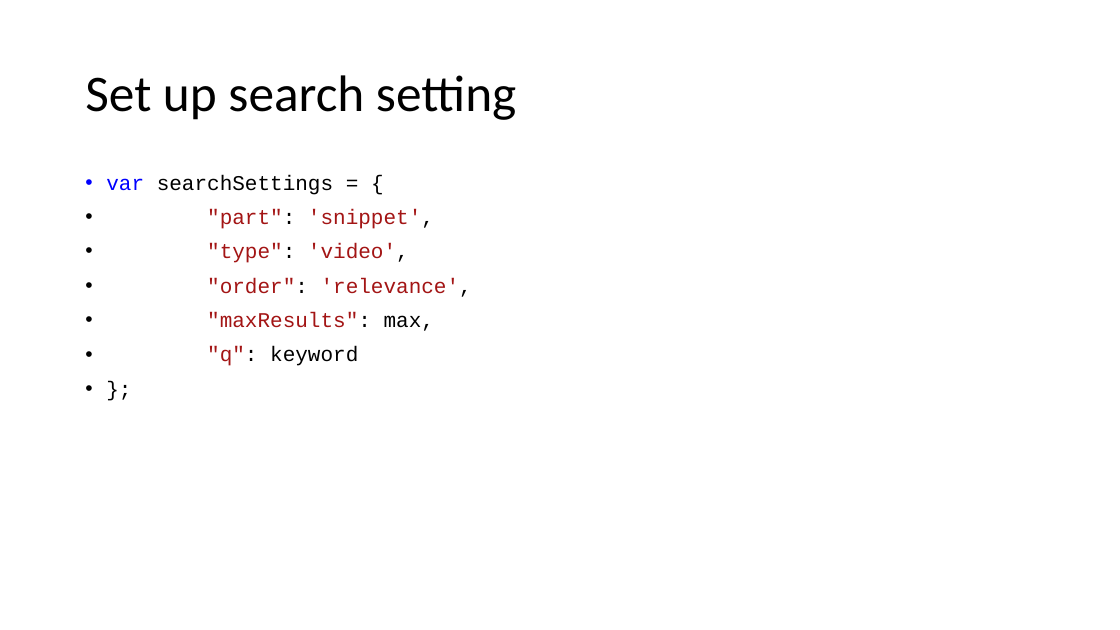
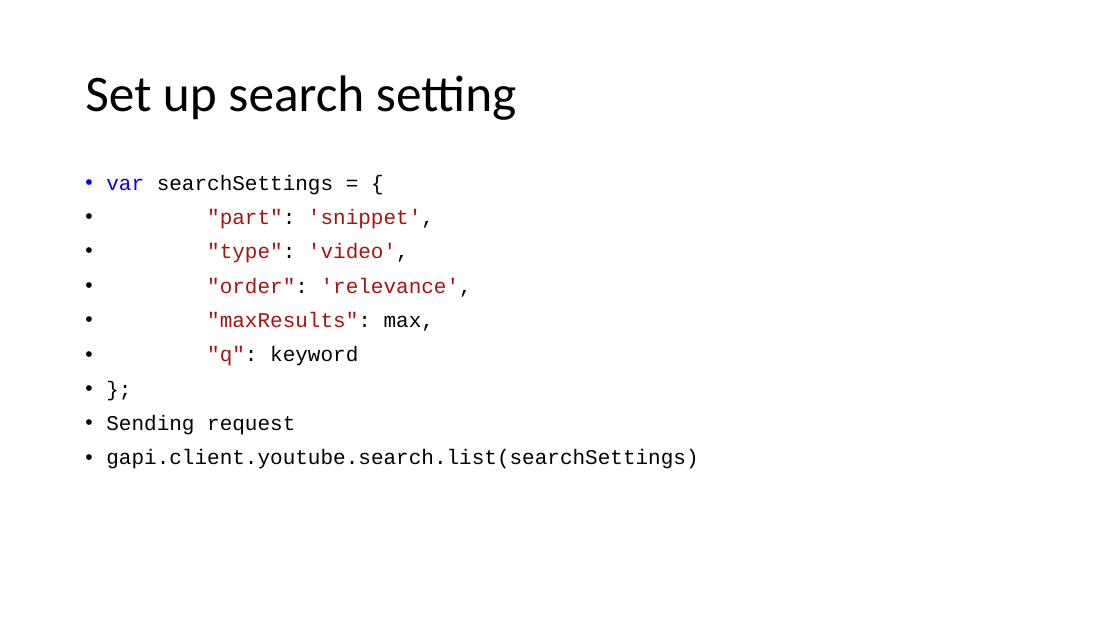
Before and after one commit to ZikunFu/WebDev-FinalProject, a slide deck: slide 4 of Independent Study Presentation.pptx. Drawn at 1120x630 pixels with LibreOffice and Linux fonts; fonts in the diff are those of the drawing. Boxes give left, top, right and bottom in pixels: in the first picture for what was removed or moved away, otherwise in the second. Text is boxed around its words. In the diff, an @@ line names an element or a change of style, - is before the commit and + after.

```diff
--- a/Independent Study Presentation.pptx
+++ b/Independent Study Presentation.pptx
@@ text at [106,415,698,469]: paragraphs added @@
+• Sending request
+• gapi.client.youtube.search.list(searchSettings)
```
Also in this commit, not shown: 1 other slide changed, 1 slide added, 1 slide removed, 2 other files.
